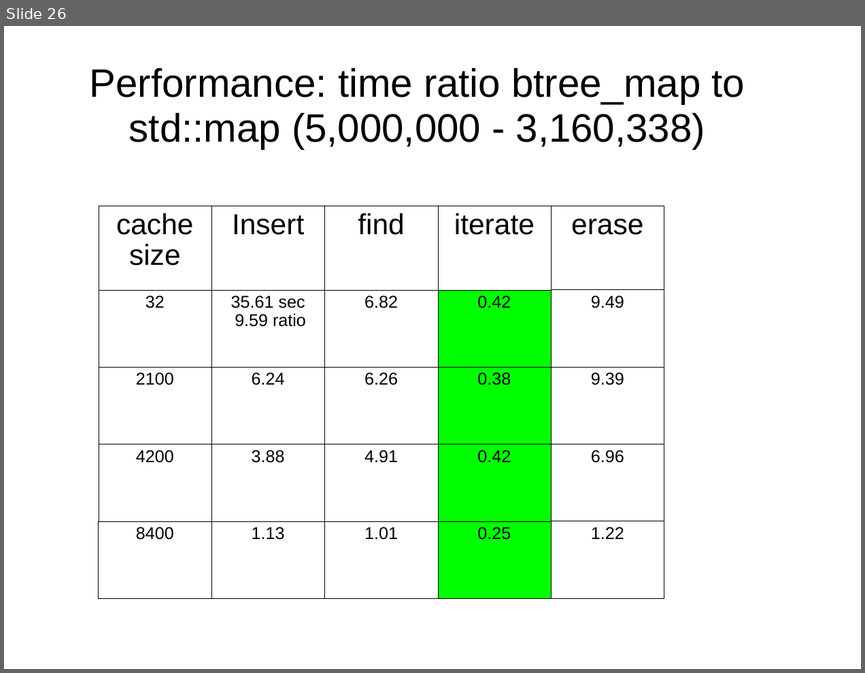
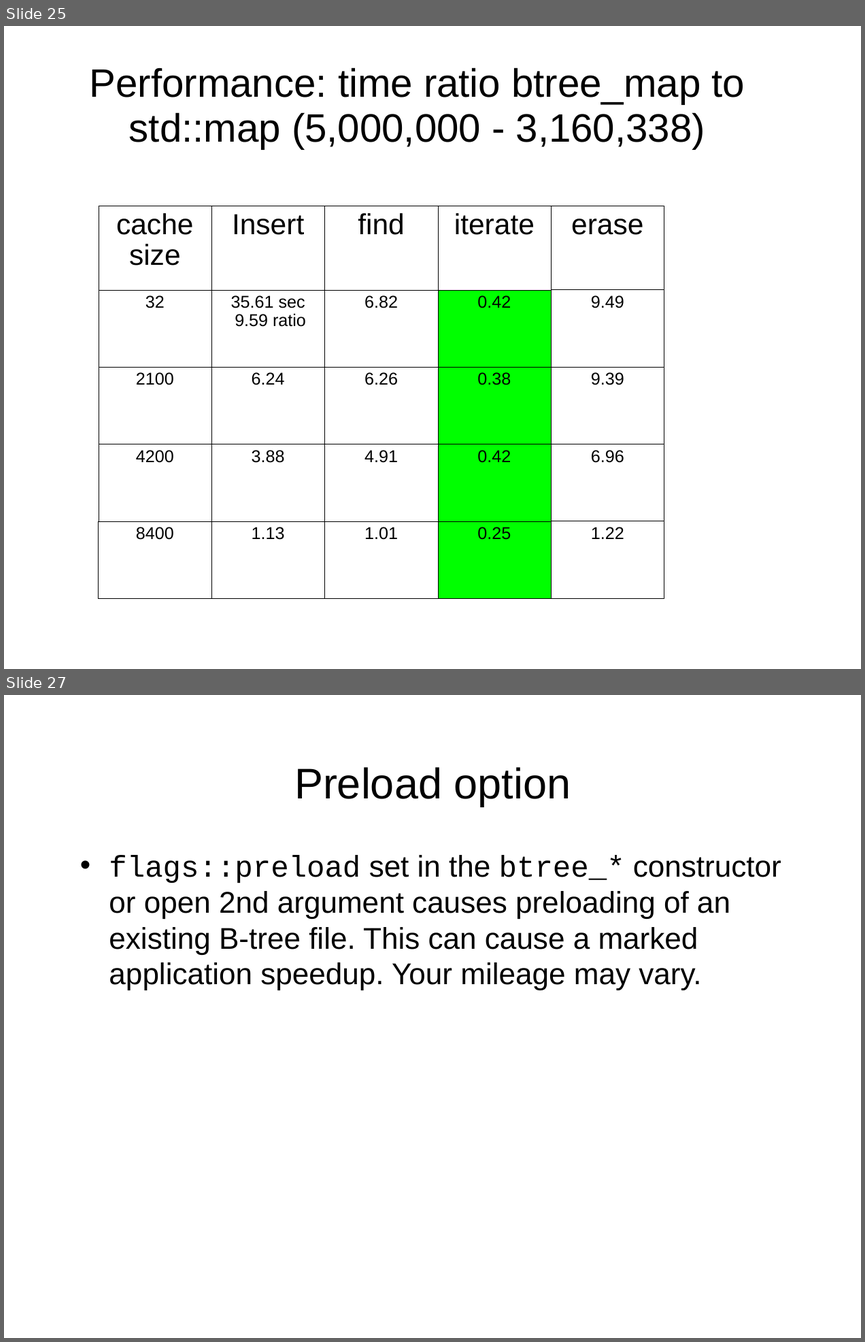
Before and after one commit to Beman/btree, a slide deck: libs/btree/doc/Proposed-B-tree-library.ppt. Shown one above the other, each under a label of ours: slide 26 before the commit, slides 25 and 27 after it; the slides between them are not shown. The pictures are 865x673 and 865x1342 pixels, drawn with LibreOffice and Linux fonts; fonts in the diff are those of the drawing; background and template pictures are left out. Boxes give left, top, right and bottom in pixels: in the first picture for what was removed or moved away, otherwise in the second. Text is boxed around its words. In the diff, an @@ line names an element or a change of style, - is before the commit and + after.

```diff
--- a/libs/btree/doc/Proposed-B-tree-library.ppt
+++ b/libs/btree/doc/Proposed-B-tree-library.ppt
@@ slide 27 added at (4, 695, 861, 1338), background picture (left out) @@
@@ title added at (294, 767, 571, 806), 40 pt, text #000000 @@
+Preload option
@@ text added at (109, 855, 781, 990), 28 pt, text #000000 @@
+• flags::preload set in the btree_* constructor or open 2nd argument causes preloading of an existing B-tree file. This can cause a marked application speedup. Your mileage may vary.
@@ what was slide 26 is now slide 25 @@
```
Also in this commit, not shown: 12 slides changed, 4 other slides added, 6 other files.
